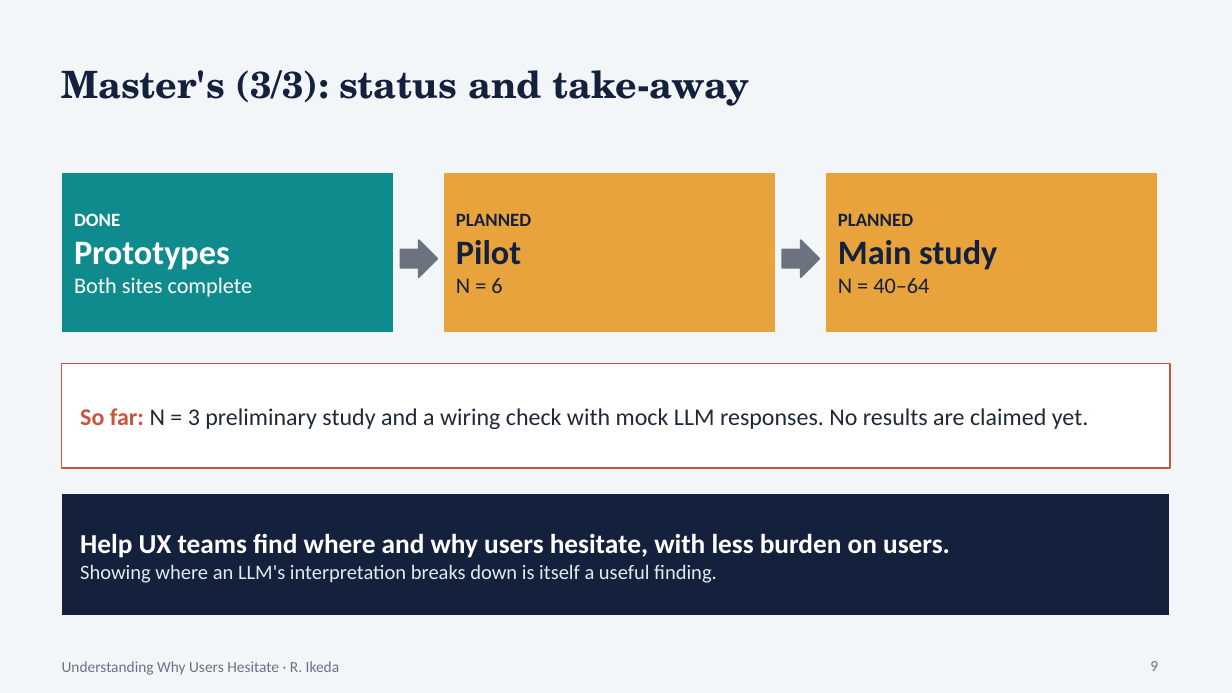
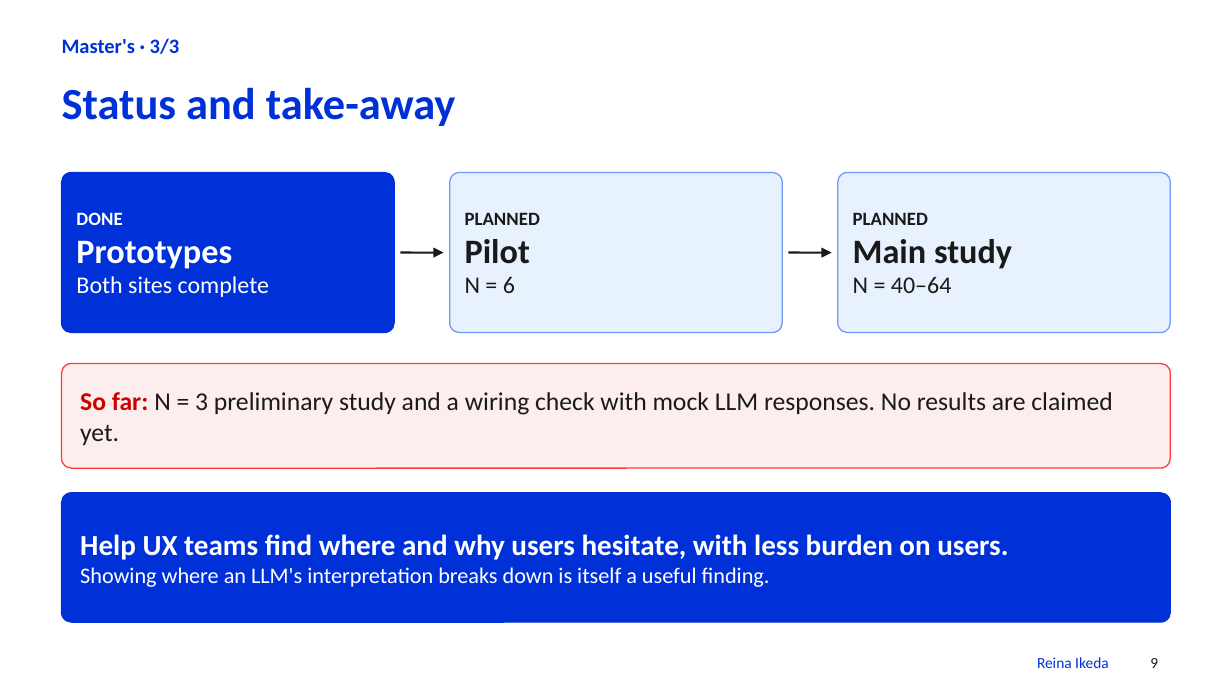
Before and after one commit to Reisnoo/reisnoo.github.io, a slide deck: slide 9 of slides/english_research_intro.pptx. Drawn at 1232x693 pixels with LibreOffice and Linux fonts; fonts in the diff are those of the drawing. Boxes give left, top, right and bottom in pixels: in the first picture for what was removed or moved away, otherwise in the second. Text is boxed around its words. In the diff, an @@ line names an element or a change of style, - is before the commit and + after.

```diff
--- a/slides/english_research_intro.pptx
+++ b/slides/english_research_intro.pptx
@@ background #F3F6F9 to #FFFFFF @@
@@ text at box(62, 38, 180, 54): text changed; size 22 to 12 pt; font TeX Gyre Schola to Calibri; text colour #14213D to #0031D8 @@
-Master's (3/3): status and take-away
+Master's · 3/3
@@ text added at box(62, 87, 456, 126), 26 pt, text #0031D8, bold @@
+Status and take-away
@@ rectangle removed at box(62, 172, 394, 333) @@
@@ rounded rectangle added at box(62, 172, 394, 333), fill #0031D8, outline #0031D8 0.75 pt @@
@@ rectangle removed at box(444, 172, 776, 333) @@
@@ rounded rectangle added at box(450, 172, 782, 333), fill #E8F1FE, outline #7096F8 0.75 pt @@
@@ text "PLANNED": place and size @@
-text "PLANNED" at box(456, 213, 531, 293)
+text "PLANNED" at box(465, 212, 540, 293)
@@ text "PLANNED" at box(465, 212, 540, 293): text colour #14213D to #1A1A1A; size 13 to 14 pt in "N = 6" @@
@@ rectangle removed at box(825, 172, 1158, 333) @@
@@ rounded rectangle added at box(838, 172, 1170, 333), fill #E8F1FE, outline #7096F8 0.75 pt @@
@@ text "PLANNED": place and size @@
-text "PLANNED" at box(838, 213, 997, 293)
+text "PLANNED" at box(853, 212, 1012, 293)
@@ text "PLANNED" at box(853, 212, 1012, 293): text colour #14213D to #1A1A1A; size 13 to 14 pt in "N = 40–64" @@
@@ right arrow removed at box(400, 240, 437, 277) @@
@@ arrow added from (400, 253) to (444, 253), #1A1A1A 1.25 pt @@
@@ right arrow removed at box(782, 240, 819, 277) @@
@@ arrow added from (788, 253) to (832, 253), #1A1A1A 1.25 pt @@
@@ text at box(76, 276, 269, 297): size 13 to 14 pt in "Both sites complete" @@
@@ rectangle removed at box(62, 363, 1170, 468) @@
@@ rounded rectangle added at box(62, 363, 1170, 468), fill #FDEEEE, outline #FE3939 0.75 pt @@
@@ text "So far: N = 3 ..." at box(80, 392, 1113, 445): size 14 to 15 pt, text colour #1F2937 to #1A1A1A; text colour #C8553D to #CE0000 in "So far:" @@
@@ rectangle removed at box(62, 493, 1170, 616) @@
@@ rounded rectangle added at box(62, 493, 1170, 622), fill #0031D8, outline #0031D8 0.75 pt @@
@@ text "Help UX teams find where ..." at box(80, 534, 1008, 587): size 16 to 17 pt in "Help UX teams find where and why ..."; size 12 to 13 pt, text colour #D8EEEE to #FFFFFF in "Showing where an LLM's interpretation breaks down ..." @@
@@ text added at box(1037, 657, 1109, 668), 9 pt, text #0031D8 @@
+Reina Ikeda
@@ page number at box(1150, 658, 1158, 668): text colour #6B7280 to #1A1A1A @@
@@ text removed at box(62, 661, 340, 675) @@
-Understanding Why Users Hesitate · R. Ikeda
```
Also in this commit, not shown: 8 other slides changed, 1 other file.
